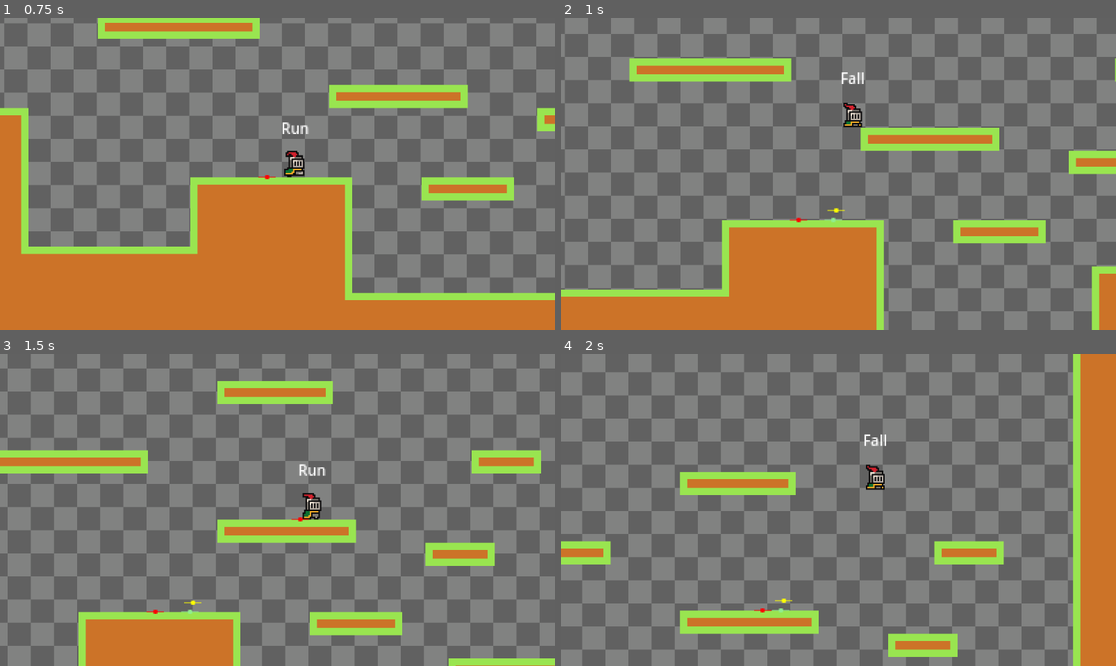
Above: before the commit, frames 1-4 (two rows, left to right).
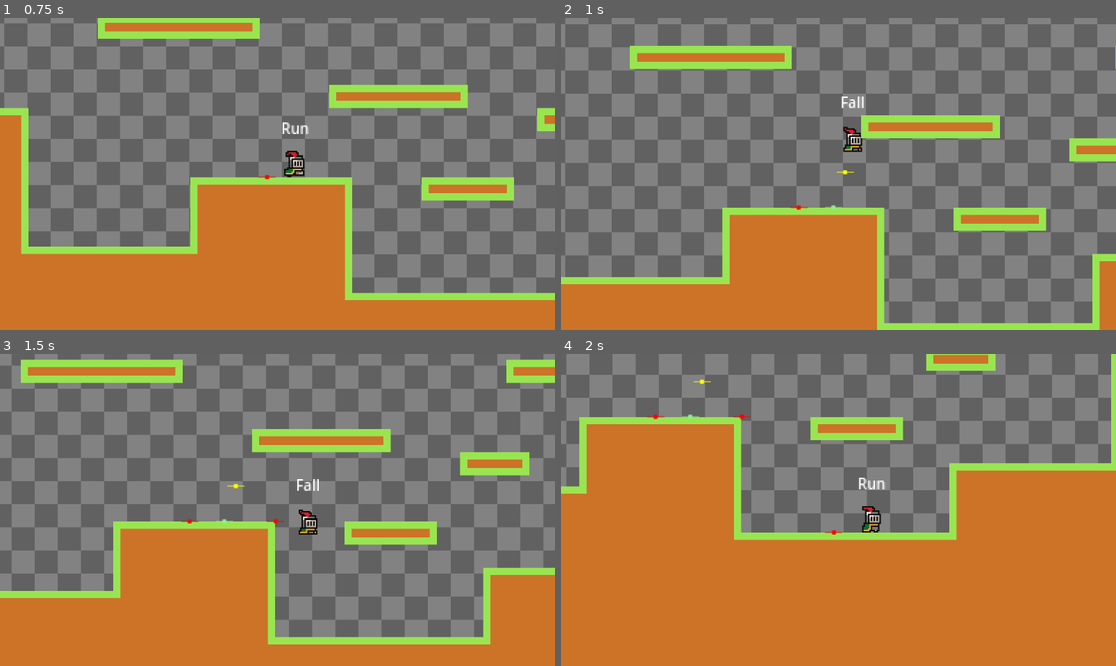
Above: after the commit, the same moments.

Repository: saliGHO/Speedlight-game-prototype
Game: Godot game, scene res://World/World.tscn
Two runs of this game, one before a commit and one after it. Both use one fixed random seed, a clock stepped at 60 frames per second and the inputs below.
Inputs:
- Up to frame 1 (0.75 s): hold Right (KeyRight) from 0.53 s (still down)
- Up to frame 2 (1 s): keep holding Right (KeyRight); tap Space (KeyJump) at 0.77 s
- Up to frame 3 (1.5 s): keep holding Right (KeyRight)
- Up to frame 4 (2 s): keep holding Right (KeyRight); tap Space (KeyJump) at 1.52 s

Frame 1 is identical in both runs. In frame 2, 41% of the frame differs, in the area x 0-100%, y 0-100%; in frame 3, 49%; in frame 4, 82%.

Commit message:
Update jump.gd

Diff:
--- a/Entity/Player/States/jump.gd
+++ b/Entity/Player/States/jump.gd
@@ -31,8 +31,6 @@
 
 #What happens each process tick in this state?
 func process(_delta: float) -> PlayerState:
-	if player.direction.x != 0:
-		return run
 	return next_state
 
 
